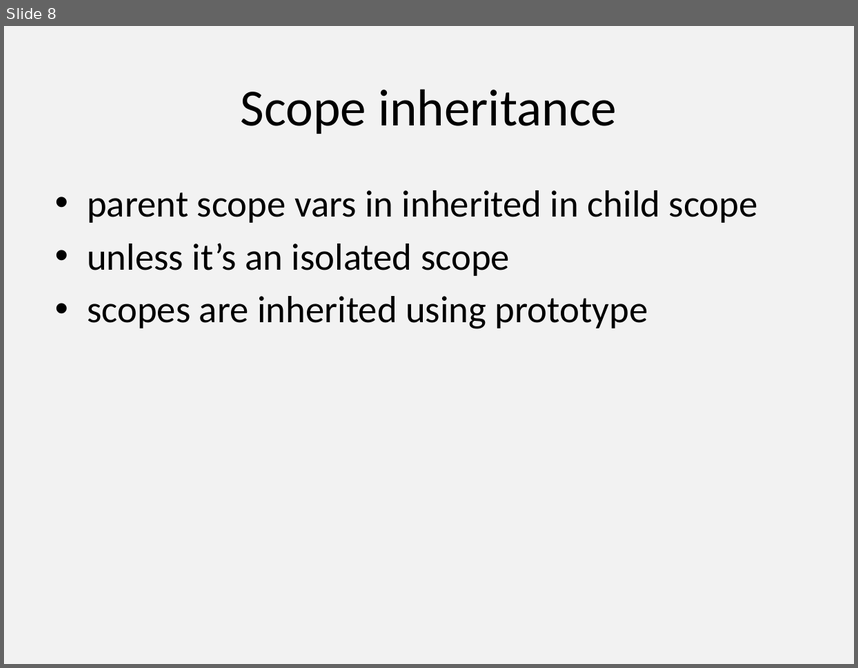
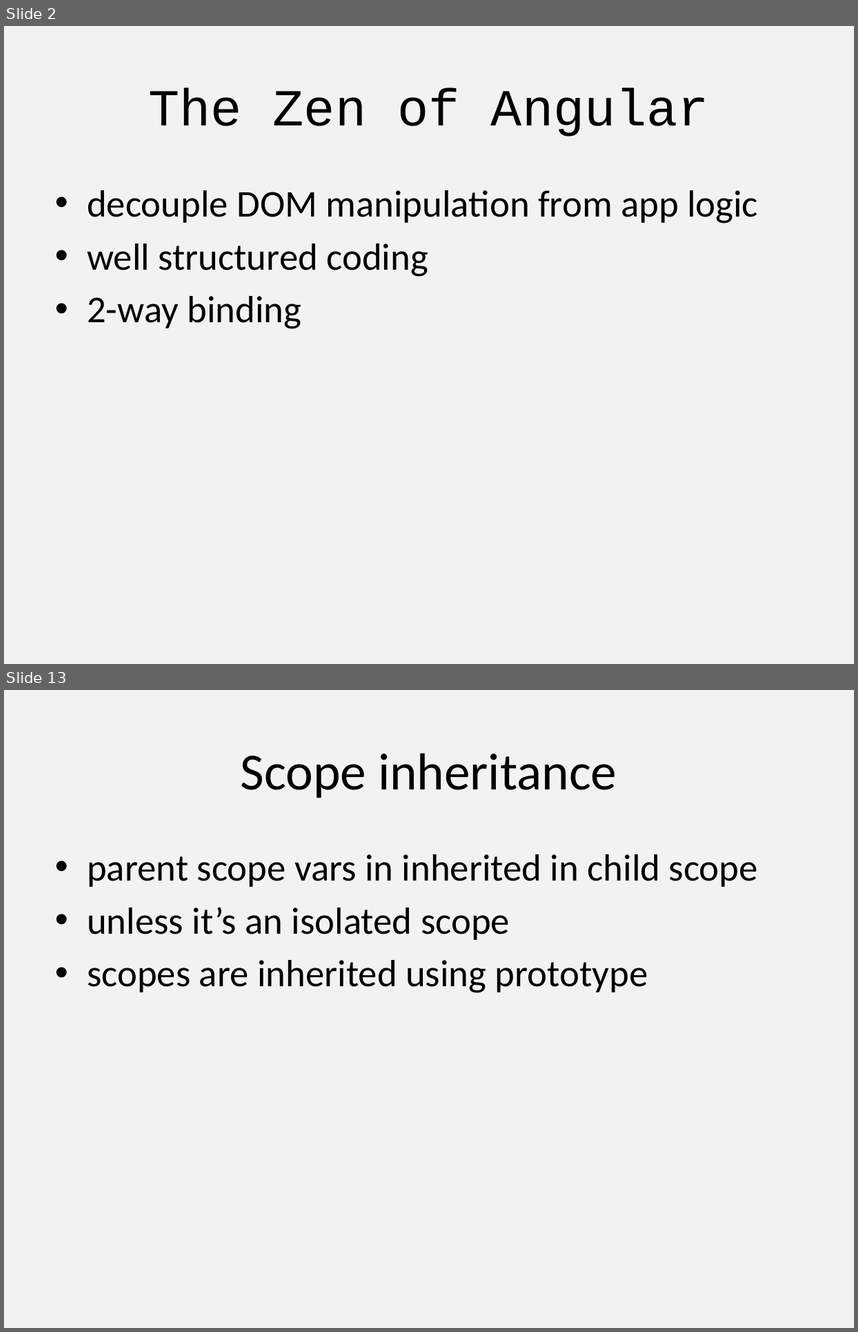
Before and after one commit to alexeymatveevp/angularjs-course, a slide deck: docs/01.pptx. Shown one above the other, each under a label of ours: slide 8 before the commit, slides 2 and 13 after it; the slides between them are not shown. The pictures are 858x668 and 858x1332 pixels, drawn with LibreOffice and Linux fonts; fonts in the diff are those of the drawing. Boxes give left, top, right and bottom in pixels: in the first picture for what was removed or moved away, otherwise in the second. Text is boxed around its words. In the diff, an @@ line names an element or a change of style, - is before the commit and + after.

```diff
--- a/docs/01.pptx
+++ b/docs/01.pptx
@@ slide 2 added at (4, 26, 854, 664), background #F2F2F2 @@
@@ title added at (148, 87, 709, 136), 44 pt, text #000000 @@
+The Zen of Angular
@@ text added at (87, 190, 758, 329), 32 pt, text #000000 @@
+• decouple DOM manipulation from app logic
+• well structured coding
+• 2-way binding
@@ what was slide 8 is now slide 13 @@
```
Also in this commit, not shown: 8 slides changed, 4 other slides added, 13 other files.
